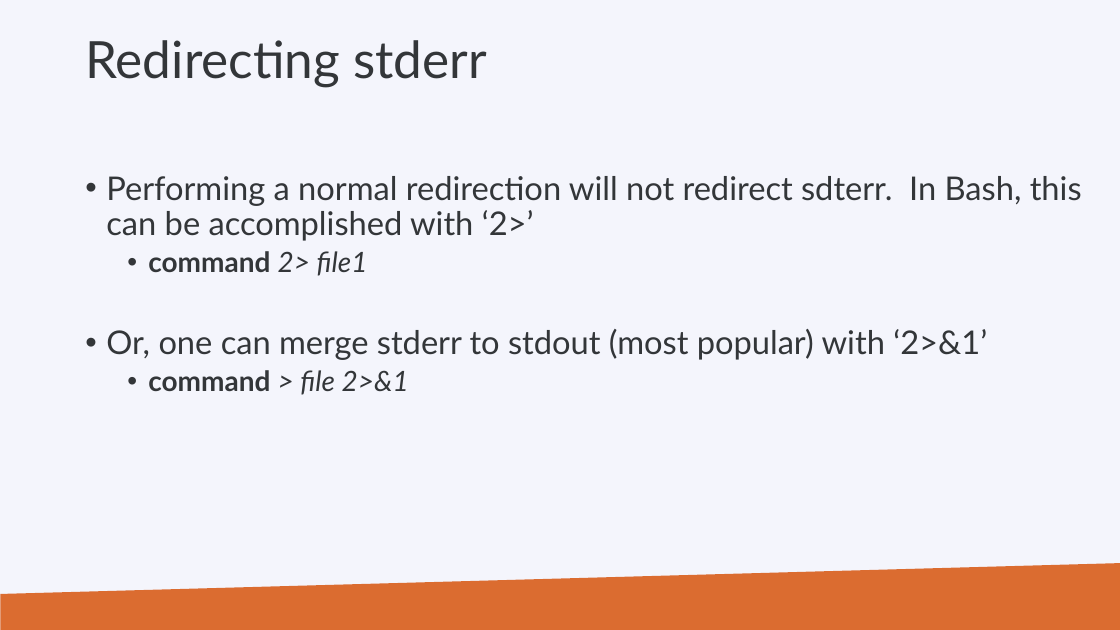
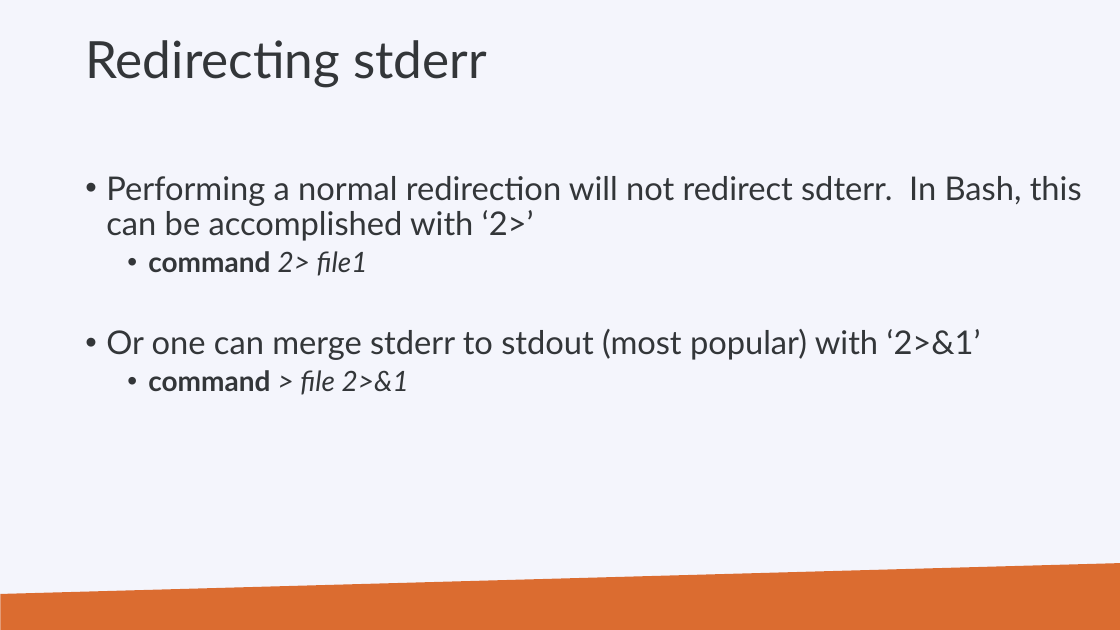
Before and after one commit to hpcleuven/Linux-scripting, a slide deck: slide 6 of Linux-scripting.pptx. Drawn at 1120x630 pixels with LibreOffice and Linux fonts; fonts in the diff are those of the drawing; background and template pictures are left out. Boxes give left, top, right and bottom in pixels: in the first picture for what was removed or moved away, otherwise in the second. Text is boxed around its words. In the diff, an @@ line names an element or a change of style, - is before the commit and + after.

```diff
--- a/Linux-scripting.pptx
+++ b/Linux-scripting.pptx
@@ text at (106, 329, 981, 360): text changed @@
-• Or, one can merge stderr to stdout (most popular) with ‘2>&1’
+• Or one can merge stderr to stdout (most popular) with ‘2>&1’
```
Also in this commit, not shown: 18 other slides changed, 1 other file.
